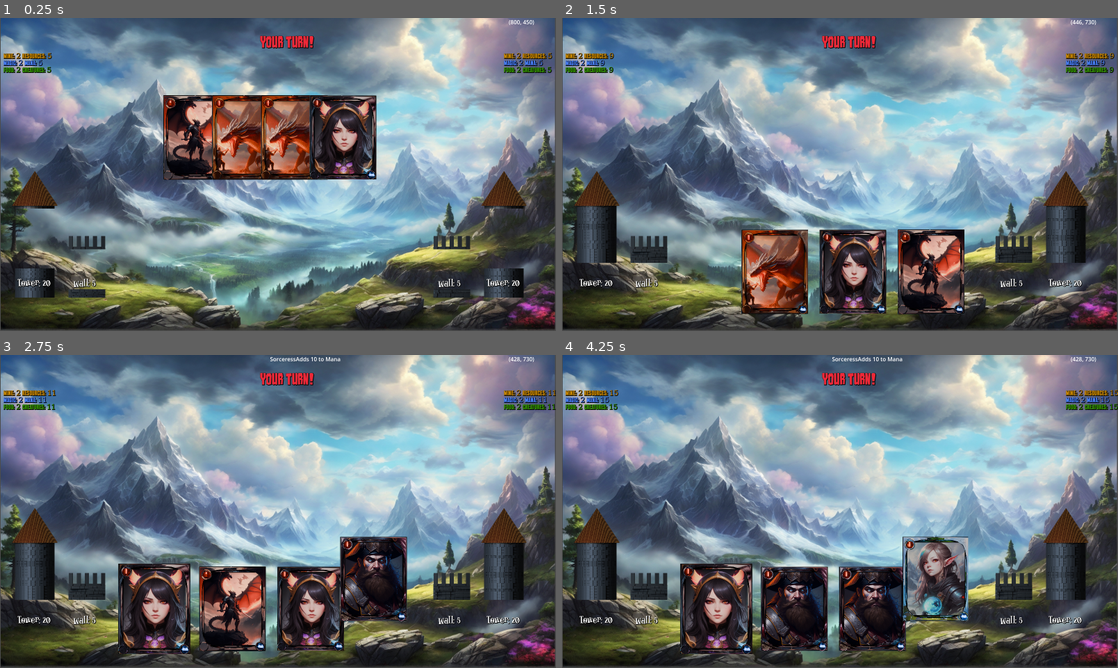
Above: before the commit, frames 1-4 (two rows, left to right).
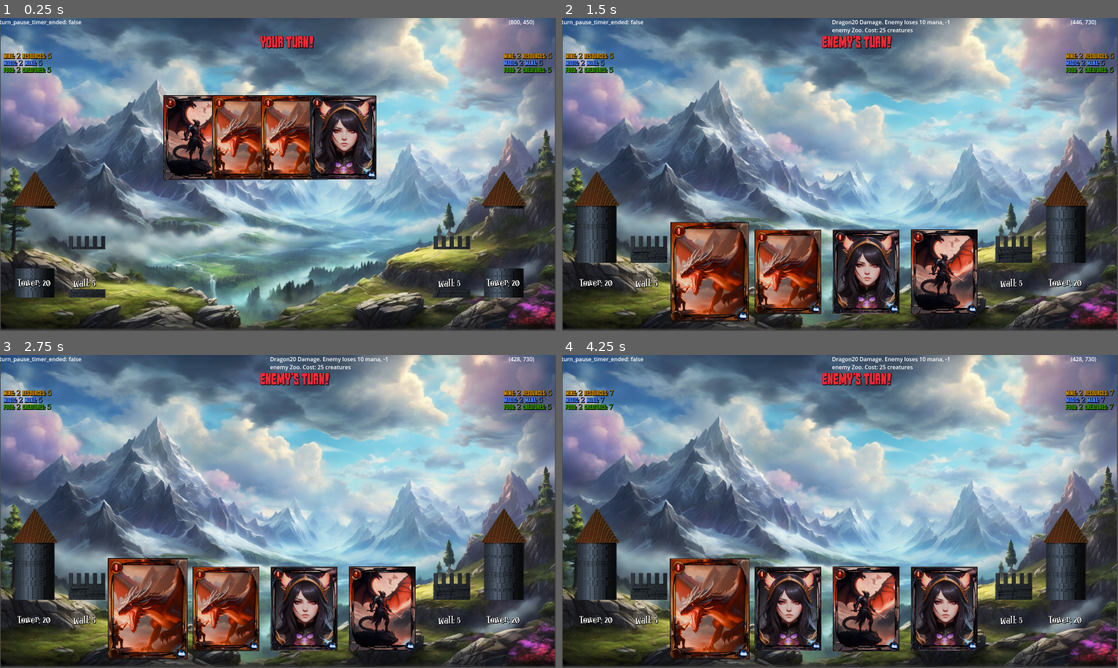
Above: after the commit, the same moments.

Repository: cylynnx/towermage
Game: Godot game, scene res://scenes/level.tscn
Same seed, same stepped clock (60 frames per second), same inputs: the game is played once before the commit and once after it.
Inputs (mouse positions are in pixels of both pictures, inside the frame that each line leads up to):
- Up to frame 1 (0.25 s): no input
- Up to frame 2 (1.5 s): move the mouse to (712, 271) at 0.52 s; click (712, 271) at 0.6 s; right-click (712, 271) at 0.8 s; move the mouse to (717, 271) at 1.27 s; right-click (717, 271) at 1.35 s
- Up to frame 3 (2.75 s): click (155, 608) at 1.55 s; move the mouse to (150, 608) at 2.02 s; click (150, 608) at 2.1 s; right-click (150, 608) at 2.3 s
- Up to frame 4 (4.25 s): move the mouse to (717, 608) at 2.77 s; right-click (717, 608) at 2.85 s; click (717, 608) at 3.05 s; move the mouse to (712, 608) at 3.52 s; click (712, 608) at 3.6 s; right-click (712, 608) at 3.8 s

The runs differ from the first frame. In frame 1, 0.1% of the frame differs, in the area x 0-15%, y 0-3%; in frame 2, 14%; in frame 3, 15%, in the area x 0-100%, y 0-98%; in frame 4, 15%.

Commit message:
turn system progress

Diff:
--- a/scenes/game.gd
+++ b/scenes/game.gd
@@ -27,6 +27,7 @@
 var enemy_card_on_screen: bool = false
 var fade_out_card: bool = false
 var clean_up_card: bool = false
+var turn_pause_timer_ended: bool = false
 
 func _ready():
 	init_players()
@@ -127,7 +128,7 @@
 	return new_card
 
 func debug_get_card_info(card: Card) -> void:
-	#$UI/Debug.text = "Wall hp: " + str(Globals.wall_health)
+	$UI/Debug.text = "turn_pause_timer_ended: " + str(turn_pause_timer_ended)
 	#$UI/Debug.text += " dif: " + str(dif)
 	#$UI/Debug.text += " Offset: " + str(tower_offset)
 	$UI/MousePos.text = str(get_global_mouse_position())
@@ -177,6 +178,9 @@
 	update_resources([player, enemy])
 	update_buildings([player, enemy])
 	update_player_ui([player, enemy])
+	Globals.turn_ended = true
+	if Globals.turn_ended:
+		hand_over_turn()
 
 func player_move() -> void:
 	if Globals.current_card.play(Globals.current_player, Globals.current_enemy):
@@ -185,18 +189,21 @@
 		update_buildings([player, enemy])
 		update_player_ui([player, enemy])
 		Globals.turn_ended = true
+		if Globals.turn_ended:
+			hand_over_turn()
+			$Timers/TurnPauseTimer.start()
 
 func next_turn():
 	if Globals.current_player == player:
-		Globals.current_player = enemy
-		Globals.current_enemy = player
+		Globals.turn_ended = false
+
+	elif Globals.current_player == enemy and turn_pause_timer_ended:
 		delete_enemy_card()
+		Globals.turn_ended = false
+		turn_pause_timer_ended = false
 		ai_move()
-
-	elif Globals.current_player == enemy:
-		Globals.current_player = player
-		Globals.current_enemy = enemy
-		Globals.turn_ended = false
+	else:
+		return
 
 func update_player_hand():
 	if shift_cards:
@@ -225,8 +232,7 @@
 		enemy_card_on_screen = false
 		fade_out_card = false
 
-	if Globals.turn_ended:
-		next_turn()
+	next_turn()
 
 func message() -> void:
 	if Globals.current_player == player and Globals.discard_flag:
@@ -260,8 +266,11 @@
 	return Globals.current_card and Globals.current_player == player and Globals.current_card.card_owner == player
 
 func discard_card(card: Card) -> void:
-	delete_card(card)
-	update_player_hand()
+	if can_play_card():
+		delete_card(card)
+		update_player_hand()
+		hand_over_turn()
+		$Timers/TurnPauseTimer.start()
 
 func _input(event):
 	if event.is_action_released("left_click"):
@@ -276,7 +285,14 @@
 	if event.is_action_released("right_click"):
 		if Globals.current_card:
 			discard_card(Globals.current_card)
-			Globals.turn_ended = true
+
+func hand_over_turn() -> void:
+	if Globals.current_player == player:
+		Globals.current_player = enemy
+		Globals.current_enemy = player
+	else:
+		Globals.current_player = player
+		Globals.current_enemy = enemy
 
 func _process(_delta):
 	debug_get_card_info(Globals.current_card)
@@ -286,4 +302,4 @@
 	fade_out_card = true
 
 func _on_turn_pause_timer_timeout():
-	pass # Replace with function body.
+	turn_pause_timer_ended = true
--- a/scenes/level.tscn
+++ b/scenes/level.tscn
@@ -57,6 +57,7 @@
 label_settings = SubResource("LabelSettings_go3km")
 
 [node name="TurnPauseTimer" parent="Timers" index="1"]
+wait_time = 2.0
 one_shot = true
 
 [connection signal="timeout" from="Timers/TurnPauseTimer" to="." method="_on_turn_pause_timer_timeout"]
